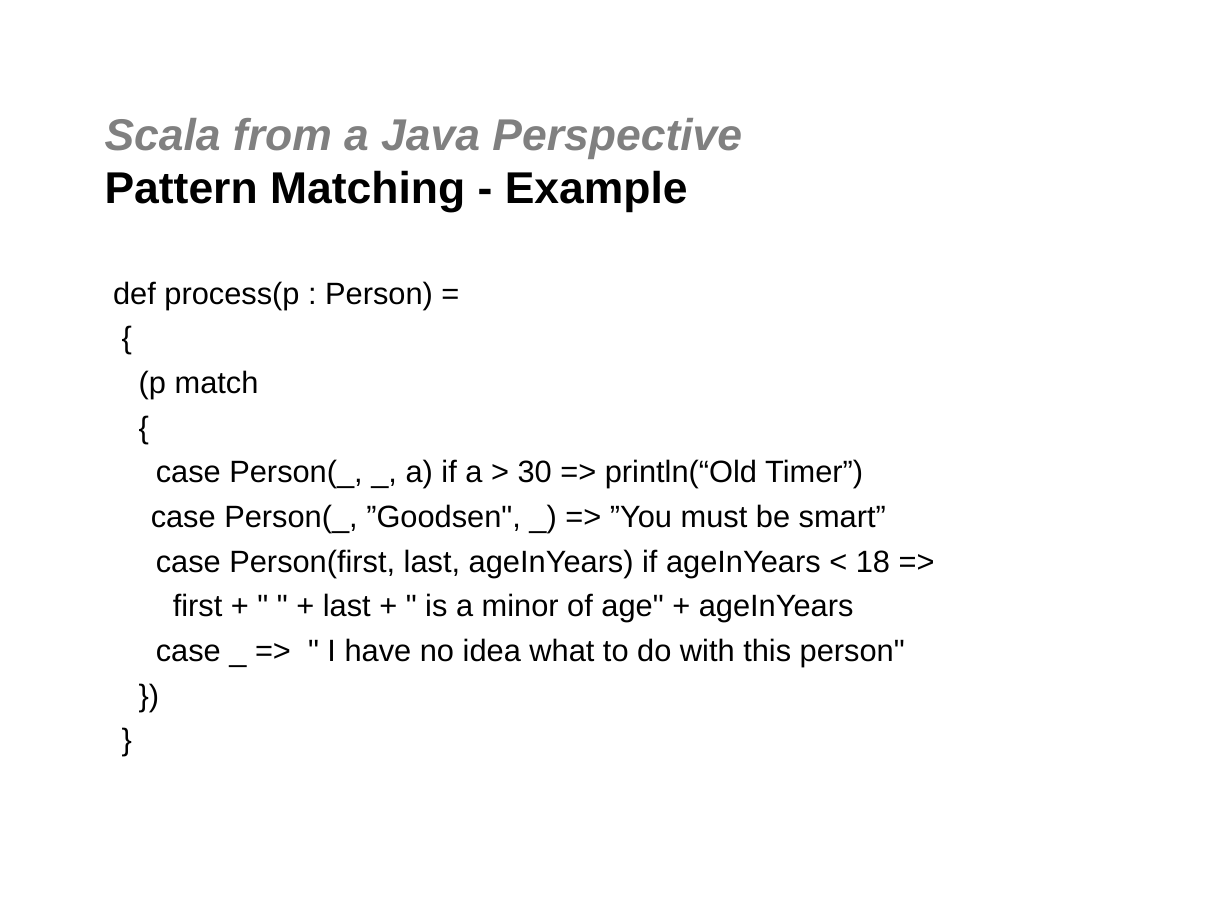
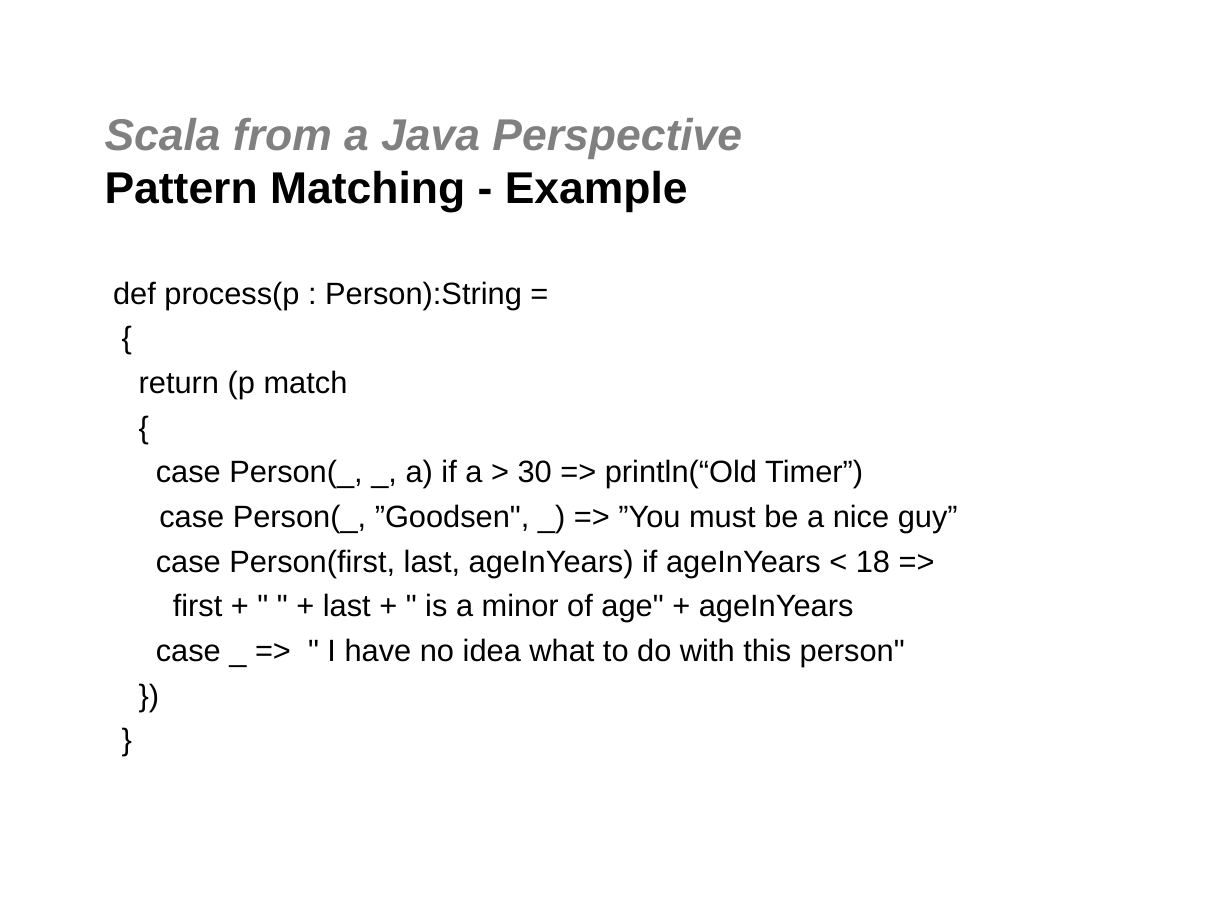
Before and after one commit to jgoodsen/agile2010, a slide deck: slide 33 of 03-scala.ppt (slide 32 before the commit). Drawn at 1232x924 pixels with LibreOffice and Linux fonts; fonts in the diff are those of the drawing; background and template pictures are left out. Boxes give left, top, right and bottom in pixels: in the first picture for what was removed or moved away, otherwise in the second. Text is boxed around its words. In the diff, an @@ line names an element or a change of style, - is before the commit and + after.

```diff
--- a/03-scala.ppt
+++ b/03-scala.ppt
@@ text at bbox=[113, 281, 522, 309]: text changed @@
-def process(p : Person) =
+def process(p : Person):String =
@@ text at bbox=[139, 370, 348, 398]: text changed @@
-(p match
+return (p match
@@ text at bbox=[159, 504, 958, 533]: text changed @@
-case Person(_, ”Goodsen", _) => ”You must be smart”
+case Person(_, ”Goodsen", _) => ”You must be a nice guy”
```
Also in this commit, not shown: 2 other slides changed, 3 slides added, 2 slides removed, 7 other files.
